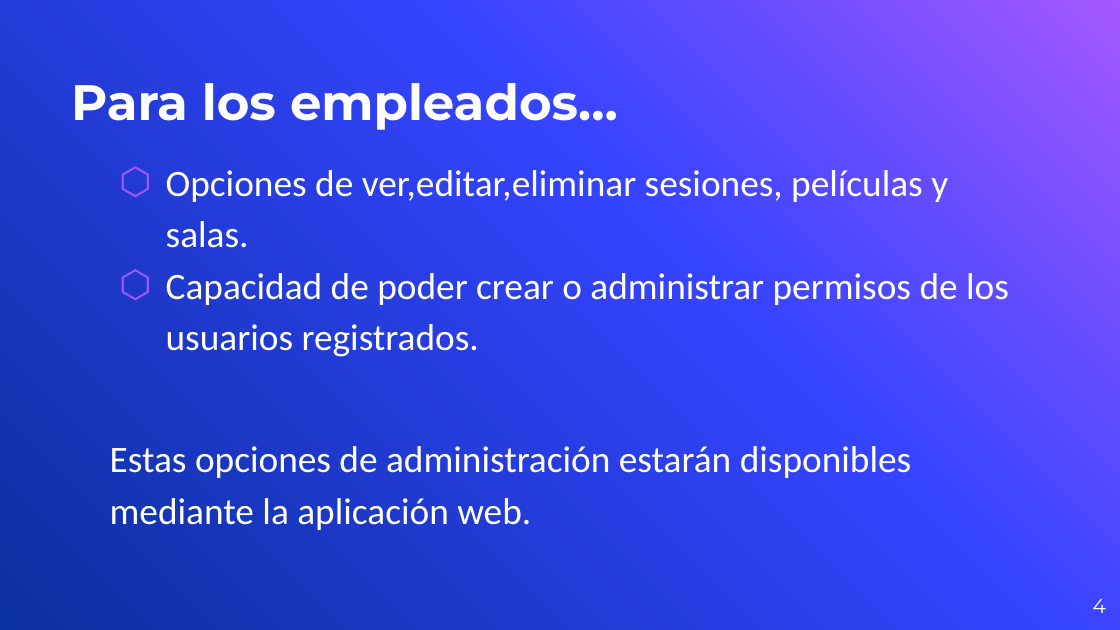
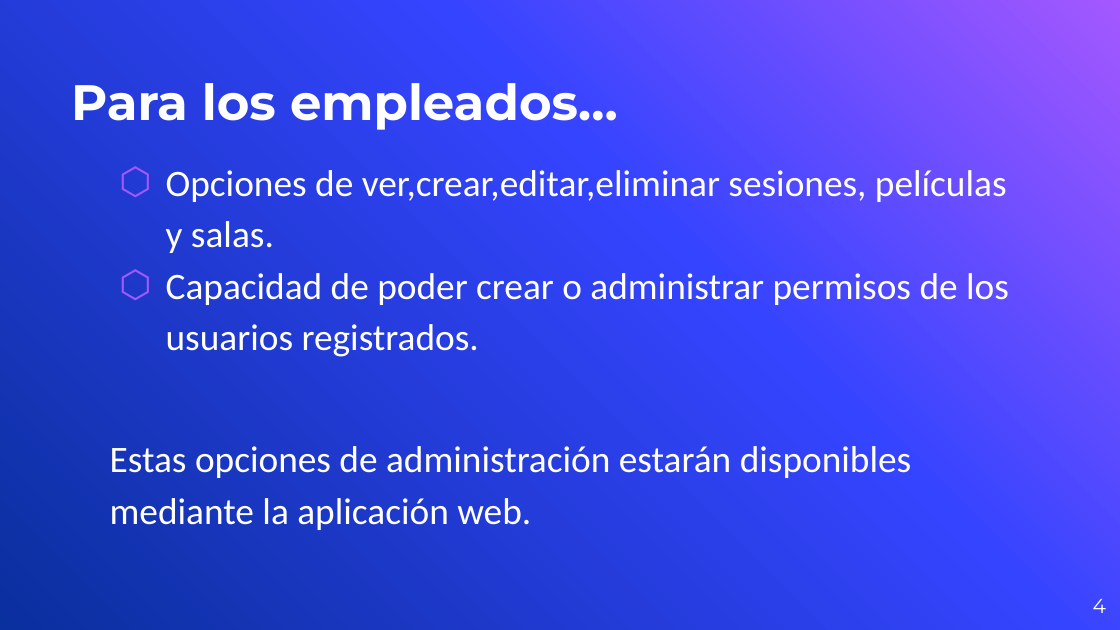
Before and after one commit to Daniel-DLR-02/PDAM-project, a slide deck: slide 4 of documentation/TCL-Presentación _ PDAM.pptx. Drawn at 1120x630 pixels with LibreOffice and Linux fonts; fonts in the diff are those of the drawing; background and template pictures are left out. Boxes give left, top, right and bottom in pixels: in the first picture for what was removed or moved away, otherwise in the second. Text is boxed around its words. In the diff, an @@ line names an element or a change of style, - is before the commit and + after.

Commit message:
Presentación editada

```diff
--- a/documentation/TCL-Presentación _ PDAM.pptx
+++ b/documentation/TCL-Presentación _ PDAM.pptx
@@ text at (166,170,1007,253): text changed @@
-⬡ Opciones de ver,editar,eliminar sesiones, películas y salas.
+⬡ Opciones de ver,crear,editar,eliminar sesiones, películas y salas.
```
